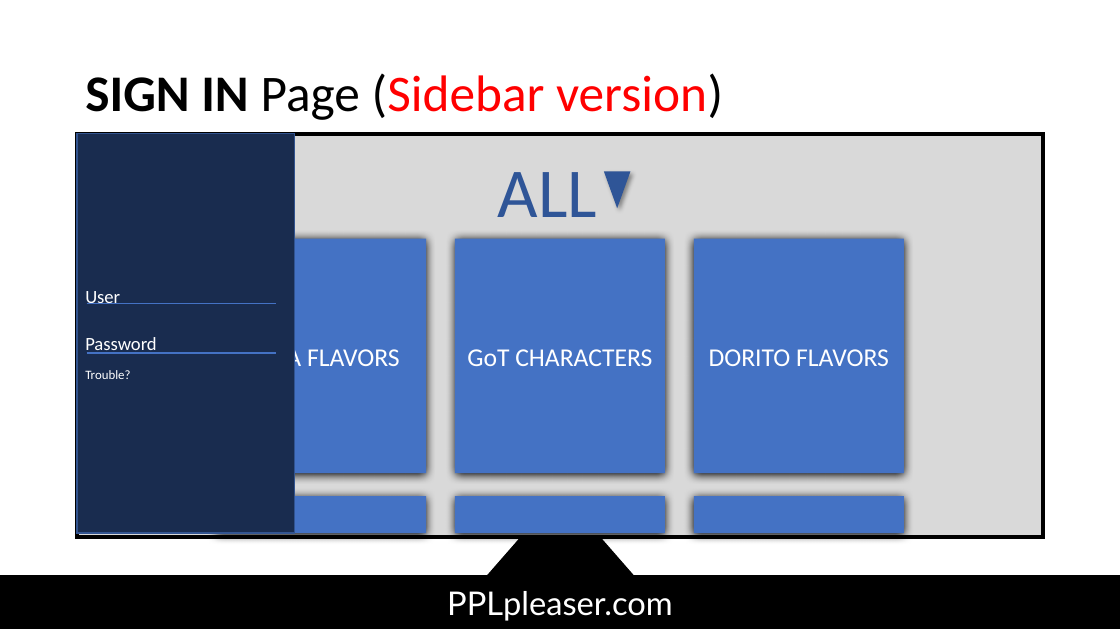
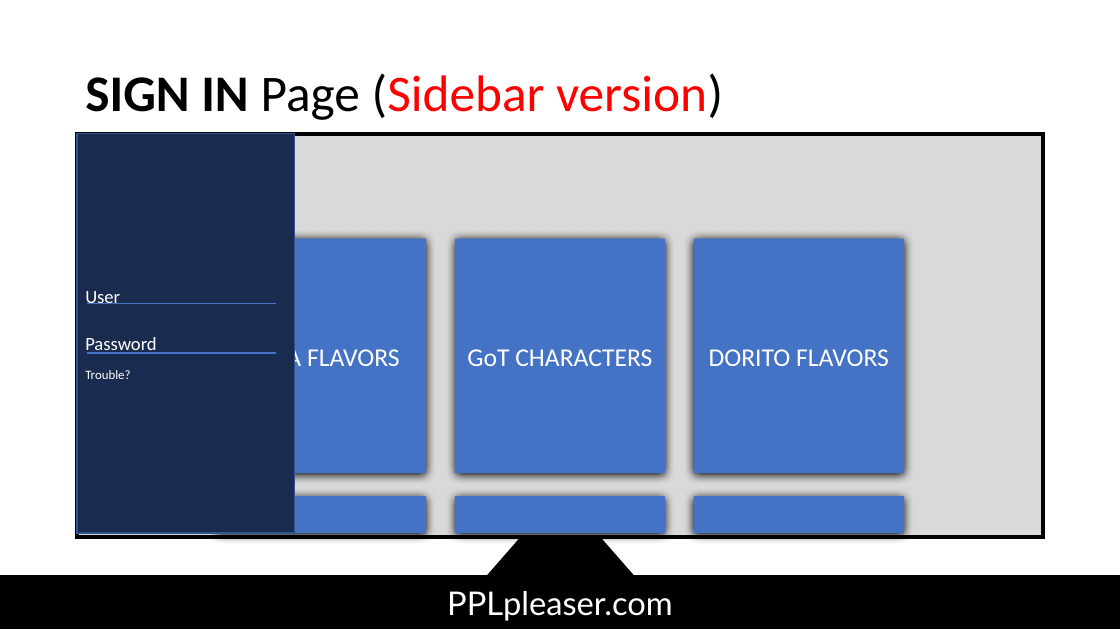
Before and after one commit to JBrenneman444/PPLpleaser, a slide deck: slide 11 of wireframe.pptx. Drawn at 1120x630 pixels with LibreOffice and Linux fonts; fonts in the diff are those of the drawing. Boxes give left, top, right and bottom in pixels: in the first picture for what was removed or moved away, otherwise in the second. Text is boxed around its words. In the diff, an @@ line names an element or a change of style, - is before the commit and + after.

```diff
--- a/wireframe.pptx
+++ b/wireframe.pptx
@@ text removed at (x1=498, y1=172, x2=597, y2=217) @@
-ALL
@@ triangle removed at (x1=604, y1=171, x2=631, y2=208) @@
```
Also in this commit, not shown: 2 other slides changed, 25 other files.
